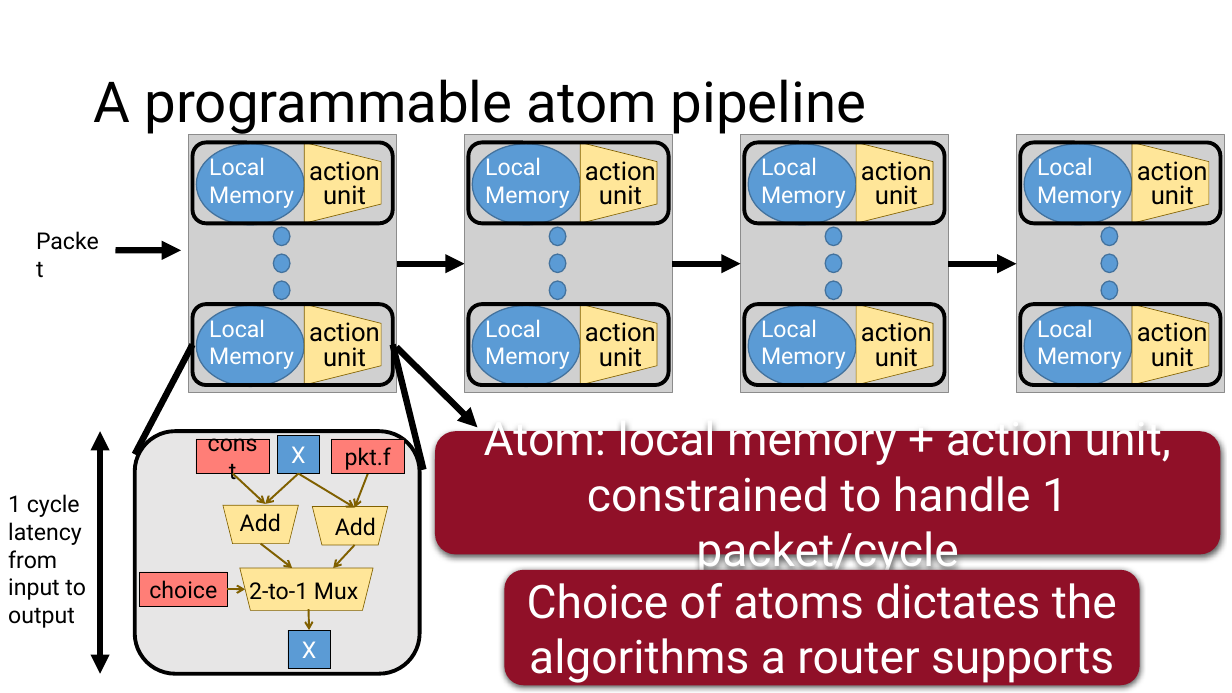
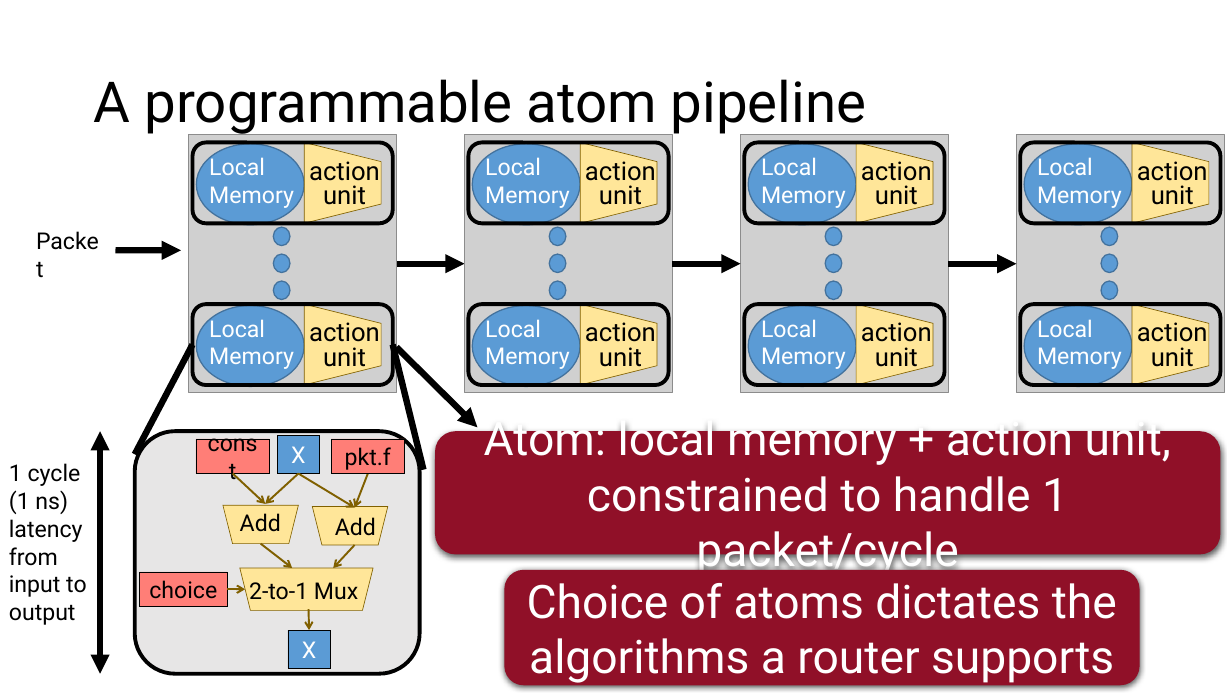
Before and after one commit to anirudhSK/pifo-domino-marple-ppts, a slide deck: slide 9 of combined_domino_pifo.pptx. Drawn at 1232x693 pixels with LibreOffice and Linux fonts; fonts in the diff are those of the drawing; grey boxes stand for pictures. Boxes give left, top, right and bottom in pixels: in the first picture for what was removed or moved away, otherwise in the second. Text is boxed around its words. In the diff, an @@ line names an element or a change of style, - is before the commit and + after.

```diff
--- a/combined_domino_pifo.pptx
+++ b/combined_domino_pifo.pptx
@@ text "1 cycle": place and size @@
-text "1 cycle" at bbox=[8, 494, 86, 628]
+text "1 cycle" at bbox=[9, 463, 87, 625]
@@ text at bbox=[9, 490, 68, 514]: paragraph added @@
+(1 ns)
```
Also in this commit, not shown: 1 other slide changed.
